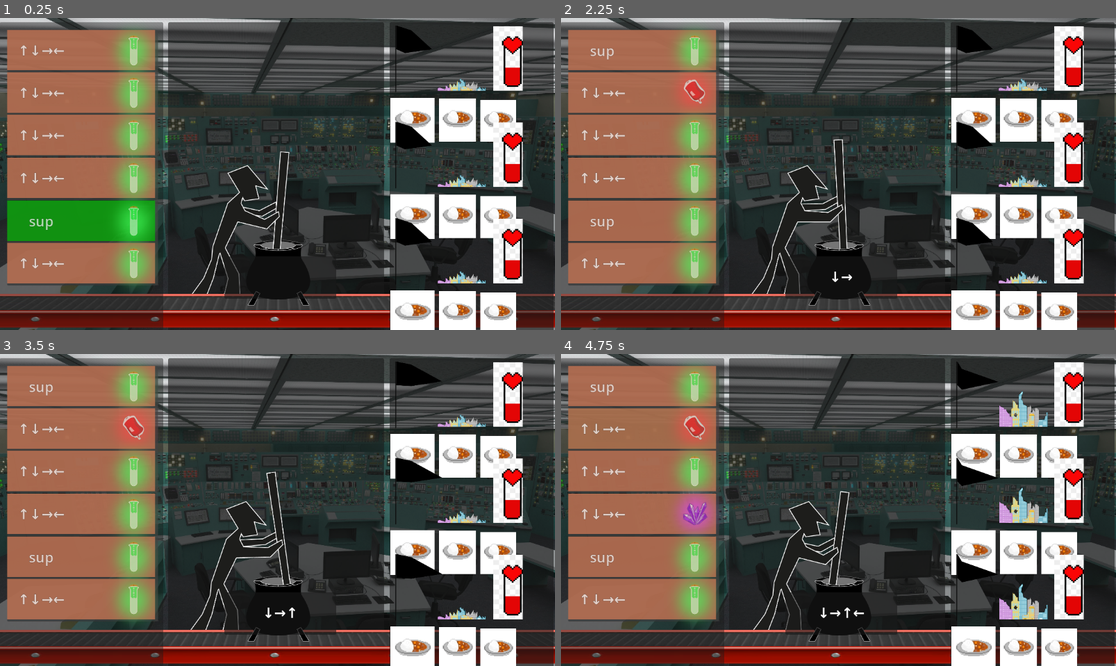
Above: before the commit, frames 1-4 (two rows, left to right).
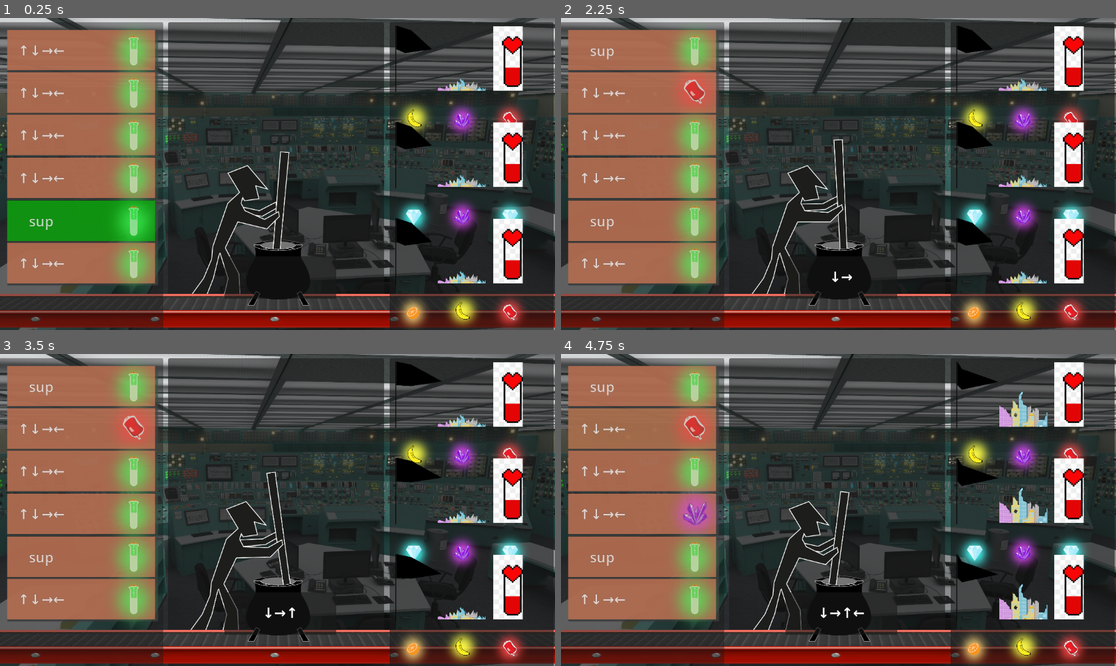
Above: after the commit, the same moments.

Repository: MelissaEPFL/OrbitalGameJam2025
Game: Godot game, scene res://main.tscn
The game is run twice, just before and just after one commit, with the same random seed, the same clock (stepped at 60 frames per second) and the same inputs.
Inputs:
- Up to frame 1 (0.25 s): no input
- Up to frame 2 (2.25 s): tap Enter at 0.5, 0.6 s; hold D 0.53-1.28 s; hold S 1.28-2.03 s; tap 1 at 1.35 s; hold D from 2.03 s (still down); tap 2 at 2.1 s
- Up to frame 3 (3.5 s): release D at 2.78 s; hold W from 2.78 s (still down); tap 3 at 2.85 s
- Up to frame 4 (4.75 s): release W at 3.53 s; hold A from 3.53 s (still down); tap 4 at 3.6 s; tap 5 at 4.35 s

The runs differ from the first frame. In frame 1, 7.8% of the frame differs, in the area x 70-95%, y 25-100%; in frame 2, 7.8%; in frame 3, 7.7%; in frame 4, 7.9%.

Commit message:
Display recipe for country

Diff:
--- a/Game/country.gd
+++ b/Game/country.gd
@@ -21,6 +21,11 @@
 
 @onready var _animation_healthbar = $Healthbar
 @onready var _animation_explosion = $Explosion
+
+@onready var _animation_ingredient01 = $Ingredient01
+@onready var _animation_ingredient02 = $Ingredient02
+@onready var _animation_ingredient03 = $Ingredient03
+
 @onready var _animation_flag = $Flag
 @onready var _animation_city = $City
 const CITY_FRAMES: int = 3
@@ -40,16 +45,24 @@
 	_animation_explosion.visible = false
 	_animation_flag.play()
 	_animation_city.frame = 0
-	print('settt', all_recipes)
 	if ID == '1':
 		print('set target 1 recipe: ', all_recipes[0], all_recipes[1], all_recipes[2])
 		recipe = [all_recipes[0], all_recipes[1], all_recipes[2]]
+		_animation_ingredient01.frame = all_recipes[0]
+		_animation_ingredient02.frame = all_recipes[1]
+		_animation_ingredient03.frame = all_recipes[2]
 	elif ID == '2':
 		print('set target 2 recipe: ', all_recipes[3], all_recipes[4], all_recipes[5])
 		recipe = [all_recipes[3], all_recipes[4], all_recipes[5]]
+		_animation_ingredient01.frame = all_recipes[3]
+		_animation_ingredient02.frame = all_recipes[4]
+		_animation_ingredient03.frame = all_recipes[5]
 	elif ID == '3':
 		print('set target 3 recipe: ', all_recipes[6], all_recipes[7], all_recipes[8])
 		recipe = [all_recipes[6], all_recipes[7], all_recipes[8]]
+		_animation_ingredient01.frame = all_recipes[6]
+		_animation_ingredient02.frame = all_recipes[7]
+		_animation_ingredient03.frame = all_recipes[8]
 
 func _process(delta: Variant):
 	time_country = time_country + delta
--- a/Game/country.tscn
+++ b/Game/country.tscn
@@ -1,11 +1,11 @@
-[gd_scene load_steps=40 format=3 uid="uid://b4sy00ot8bfvn"]
-
-[ext_resource type="Texture2D" uid="uid://bjaia504ofiw5" path="res://assets/ingredient_01.jpeg" id="1_1yy88"]
+[gd_scene load_steps=47 format=3 uid="uid://b4sy00ot8bfvn"]
+
 [ext_resource type="Script" uid="uid://2ot031kd13ag" path="res://country.gd" id="1_rk51i"]
 [ext_resource type="Texture2D" uid="uid://cebruahwu2tjh" path="res://assets/flag_sprites.png" id="3_05fxv"]
 [ext_resource type="Texture2D" uid="uid://brp03x0rd4o5x" path="res://assets/Ville.png" id="3_nsy2n"]
 [ext_resource type="Texture2D" uid="uid://dkcmxnxogcg3y" path="res://assets/healthbar_sprites.png" id="3_wvw0n"]
 [ext_resource type="Texture2D" uid="uid://dk08ascnn7mjv" path="res://assets/Explosion.png" id="6_05fxv"]
+[ext_resource type="Texture2D" uid="uid://cafm4fkdvkbji" path="res://assets/les 6 éléments.png" id="6_nsy2n"]
 
 [sub_resource type="AtlasTexture" id="AtlasTexture_rk51i"]
 atlas = ExtResource("3_05fxv")
@@ -236,6 +236,56 @@
 }, {
 "duration": 1.0,
 "texture": SubResource("AtlasTexture_jwml4")
+}],
+"loop": true,
+"name": &"default",
+"speed": 5.0
+}]
+
+[sub_resource type="AtlasTexture" id="AtlasTexture_i4eu7"]
+atlas = ExtResource("6_nsy2n")
+region = Rect2(0, 0, 324, 337)
+
+[sub_resource type="AtlasTexture" id="AtlasTexture_fwl6t"]
+atlas = ExtResource("6_nsy2n")
+region = Rect2(324, 0, 324, 337)
+
+[sub_resource type="AtlasTexture" id="AtlasTexture_78avd"]
+atlas = ExtResource("6_nsy2n")
+region = Rect2(648, 0, 324, 337)
+
+[sub_resource type="AtlasTexture" id="AtlasTexture_4eedj"]
+atlas = ExtResource("6_nsy2n")
+region = Rect2(972, 0, 324, 337)
+
+[sub_resource type="AtlasTexture" id="AtlasTexture_3rljy"]
+atlas = ExtResource("6_nsy2n")
+region = Rect2(1296, 0, 324, 337)
+
+[sub_resource type="AtlasTexture" id="AtlasTexture_j7kno"]
+atlas = ExtResource("6_nsy2n")
+region = Rect2(1620, 0, 324, 337)
+
+[sub_resource type="SpriteFrames" id="SpriteFrames_m32ii"]
+animations = [{
+"frames": [{
+"duration": 1.0,
+"texture": SubResource("AtlasTexture_i4eu7")
+}, {
+"duration": 1.0,
+"texture": SubResource("AtlasTexture_fwl6t")
+}, {
+"duration": 1.0,
+"texture": SubResource("AtlasTexture_78avd")
+}, {
+"duration": 1.0,
+"texture": SubResource("AtlasTexture_4eedj")
+}, {
+"duration": 1.0,
+"texture": SubResource("AtlasTexture_3rljy")
+}, {
+"duration": 1.0,
+"texture": SubResource("AtlasTexture_j7kno")
 }],
 "loop": true,
 "name": &"default",
@@ -257,21 +307,6 @@
 frame = 1
 frame_progress = 0.155554
 
-[node name="Ingredient01" type="Sprite2D" parent="."]
-position = Vector2(47, 203.75)
-scale = Vector2(0.414414, 0.407489)
-texture = ExtResource("1_1yy88")
-
-[node name="Ingredient02" type="Sprite2D" parent="."]
-position = Vector2(140.5, 203.25)
-scale = Vector2(0.346847, 0.394273)
-texture = ExtResource("1_1yy88")
-
-[node name="Ingredient03" type="Sprite2D" parent="."]
-position = Vector2(225, 204.75)
-scale = Vector2(0.333333, 0.381057)
-texture = ExtResource("1_1yy88")
-
 [node name="Healthbar" type="AnimatedSprite2D" parent="."]
 position = Vector2(245.75, 75.25)
 scale = Vector2(0.565421, 0.511494)
@@ -282,3 +317,18 @@
 scale = Vector2(0.211363, 0.286919)
 sprite_frames = SubResource("SpriteFrames_jwml4")
 frame_progress = 0.41607
+
+[node name="Ingredient01" type="AnimatedSprite2D" parent="."]
+position = Vector2(50, 201)
+scale = Vector2(0.3, 0.3)
+sprite_frames = SubResource("SpriteFrames_m32ii")
+
+[node name="Ingredient02" type="AnimatedSprite2D" parent="."]
+position = Vector2(150, 201)
+scale = Vector2(0.3, 0.3)
+sprite_frames = SubResource("SpriteFrames_m32ii")
+
+[node name="Ingredient03" type="AnimatedSprite2D" parent="."]
+position = Vector2(250, 201)
+scale = Vector2(0.3, 0.3)
+sprite_frames = SubResource("SpriteFrames_m32ii")
